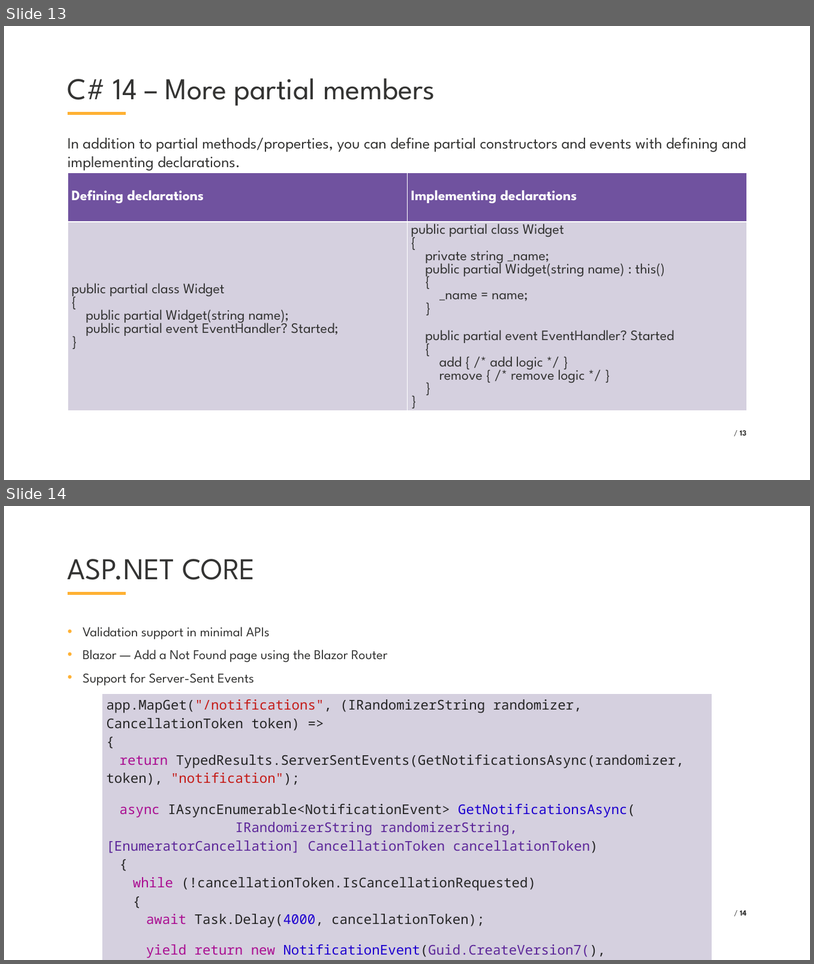
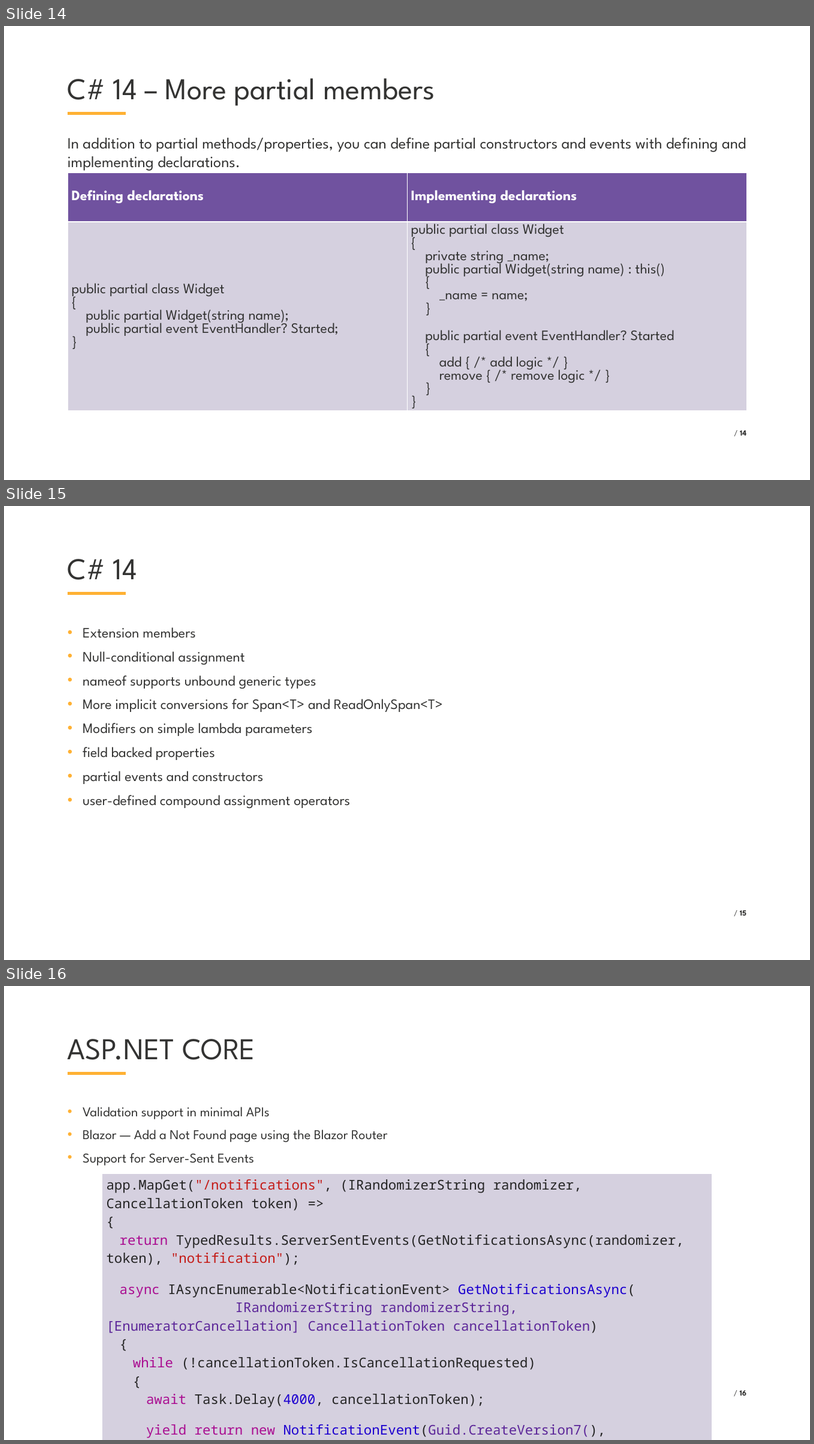
Before and after one commit to VladislavAntonyuk/AICalendar, a slide deck: .NET Conf 2025 - Ukraine (Eng).pptx. Shown one above the other, each under a label of ours: slides 13 and 14 before the commit, slides 14, 15 and 16 after it. The pictures are 814x964 and 814x1444 pixels, drawn with LibreOffice and Linux fonts; fonts in the diff are those of the drawing; background and template pictures are left out. Boxes give left, top, right and bottom in pixels: in the first picture for what was removed or moved away, otherwise in the second. Text is boxed around its words. In the diff, an @@ line names an element or a change of style, - is before the commit and + after.

```diff
--- a/.NET Conf 2025 - Ukraine (Eng).pptx
+++ b/.NET Conf 2025 - Ukraine (Eng).pptx
@@ slide 15 added at (x1=4, y1=506, x2=810, y2=960), background #FFFFFF; not listed: 1 template element that a slide beside it also shows @@
@@ title added at (x1=68, y1=559, x2=137, y2=580), 54 pt, text #333332 @@
+C# 14
@@ text added at (x1=83, y1=627, x2=443, y2=808), 25.6 pt, text #333332 @@
+• Extension members
+• Null-conditional assignment
+• nameof supports unbound generic types
+• More implicit conversions for Span<T> and ReadOnlySpan<T>
+• Modifiers on simple lambda parameters
+• field backed properties
+• partial events and constructors
+• user-defined compound assignment operators
@@ page number added at (x1=740, y1=910, x2=747, y2=915), 14 pt, text #333332, bold @@
+/ 15
@@ what was slide 13 is now slide 14 @@
@@ page number at (x1=740, y1=430, x2=747, y2=435): text changed @@
-/ 13
+/ 14
@@ what was slide 14 is now slide 16 @@
@@ page number at (x1=740, y1=1390, x2=747, y2=1395): text changed @@
-/ 14
+/ 16
```
Also in this commit, not shown: 1 slide changed, 2 other slides added, 6 other files.
